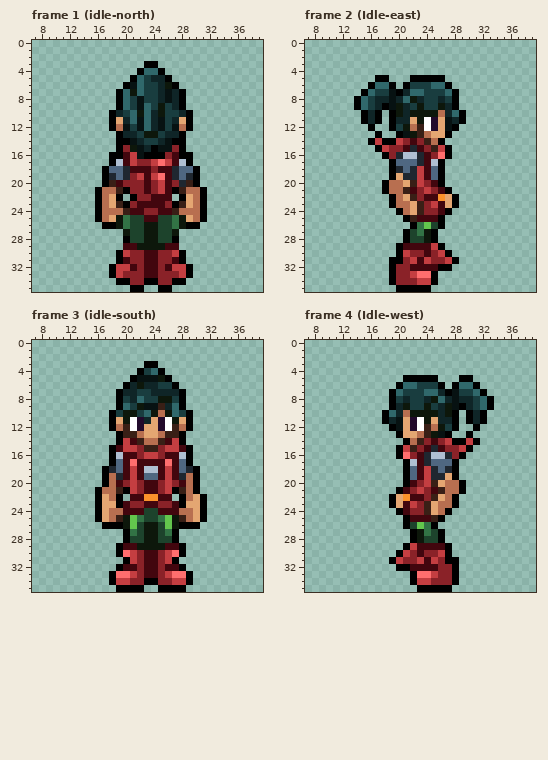
Pixel-art file: party/alex/spritesheet.aseprite. The picture above is the old version.
48x36 pixels, 101 frames. Shown: frame 1 (idle-north): x 7..39, y 0..35; frame 2 (Idle-east): x 7..39, y 0..35; frame 3 (idle-south): x 7..39, y 0..35; frame 4 (Idle-west): x 7..39, y 0..35. The commit also changed other frames, which this record leaves out.
The same view after the edit:
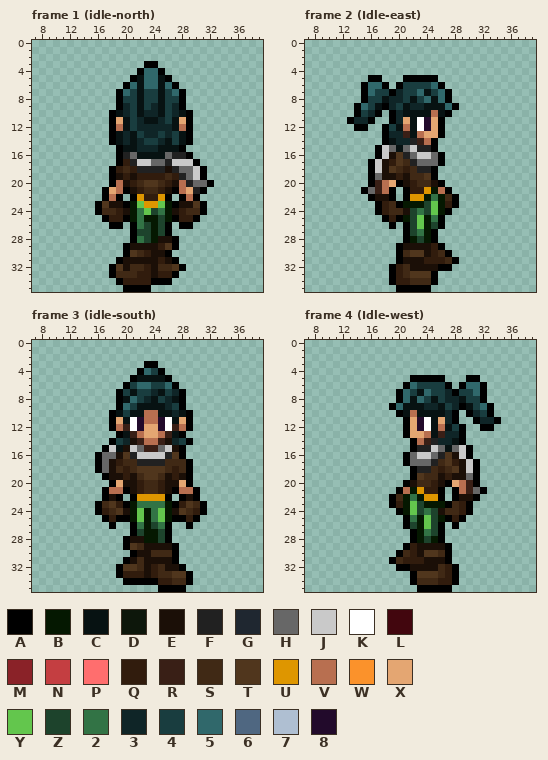
Palette (. is transparent): A #000000  B #051801  C #071212  D #0d170b  E #1b0f07  F #212121  G #1f2730  H #676767  J #c9c9c9  K #ffffff  L #42060e  M #8a2228  N #c43e41  P #ff6e6e  Q #311c0d  R #391f16  S #402915  T #50361d  U #de9600  V #b86f50  W #fb922b  X #e4a672  Y #63c64d  Z #1d432c  2 #327345  3 #0f2527  4 #193d3f  5 #30686b  6 #4f6781  7 #afbfd2  8 #220a2b
Diff:
Changed rows in their new state; - is an unchanged pixel.
Frame 1 (idle-north), layer "Flattened":
first column x 16:
 5 ------C55C-------
 6 -----5C55C5------
 7 -----4C--C45-----
 8 ----4----C44-----
 9 ----3--43C-------
10 ---C34C3-C-3C----
11 ----C43CC3-C-----
12 ------33-33------
13 --AC-C-33--4CA---
14 --AC3------4CA---
15 ----CC3-3--C-----
16 --.-FH-CCCHFF----
17 --.AQFJJHHFJJJA--
18 -.AQSQFFFFEFHHJA-
19 -.AEQEQQQQSQFHJA-
20 -.AVEQSTTSQEVFHHA
21 .AXV-EQSSQE-VXF--
22 .AV---UQQUA--VA.-
23 -TEE-BYUUYB-EET--
24 -SSQEB2YZ2BEQSS--
25 .AQQAB2BB-BAQQA.-
26 -.-A.A2ZB-A.A-.--
27 ----.A-ZB-A.-----
28 ----.A2ZBEE------
29 ----AEEEEQTA-----
30 ---.ATSQEEA..----
31 ----EEEEEQEA.----
32 ---TESSQESSTA.---
33 ---SSSQQEQQA..---
34 ----QQQQ-AA..----
35 ----A--A-..------
Frame 2 (Idle-east), layer "Flattened":
first column x 13:
 5 ---A-.--A----.---
 6 --A5-A.A4----A.--
 7 ------A344-C-5A.-
 8 -.A-4C3-4C45C5A.-
 9 ----C-34C33CCC5--
10 -A4----3CCCCVCA..
11 A33A.---XCK8XA...
12 -AA.-A4CVCK8XA..-
13 ----.A33RCVX-A.--
14 ---..-C33FRVA.---
15 -----JHCHJFFA..--
16 ----AJETFHJJHA.--
17 ---AJEQTSFHHH----
18 ---AJETSQSFFA.---
19 ---AHEEQESSTA.---
20 ---ARVXAEQSSE----
21 --AHRVA.AQQUBV---
22 ---AEE-.AUUB2BS--
23 ----AQSABBBZYBQ--
24 ----AQSSEZ2ZYB---
25 -----AQABZYB2----
26 ------A-AZYB-----
27 -----------B-----
28 ---------B-B-----
29 --------EEEEQ----
30 --------STTEQS---
31 ------.-EEEQQQS--
32 -------QSEEEE----
33 -------QSTTT-----
34 -------QQSSS-----
Frame 3 (idle-south), layer "Flattened":
first column x 16:
 4 -------54-------
 5 ---------C------
 6 -----4554-5-----
 7 ----4C---C4-----
 8 ----C543C43C----
 9 ------C--C-4----
10 ---C4CCVVCC3C---
11 ----C--VV--C----
13 ----C------C----
14 --A43E----E34A--
15 -AJCEJH--HJEA.--
16 AHHETFJJJJFTA.--
17 AHEQSSFFFFSSS---
18 AHESQSTTTTSQSA.-
19 --EEQESTTSEQEA.-
20 -.AXEEQSSQEEXA.-
21 .A-V-EQSSQE-V---
22 .AE--AUUUUA--EA.
23 -STQAB2222BAQTS-
24 -QSTEBYB2YBETSQ-
25 .AQAABYB2YBAAQA.
26 -.-..A2BZ2A..-.-
27 ----.A-BB-A.----
28 -----EEBB-A.----
29 ---.ATSEEEEA.---
30 ---..AEESSSA.---
31 -----ESEEEE-----
32 ----TTSEQSEE----
33 --.AQQQEQSSTT---
34 --..AAA--QQSS---
35 ---....---------
Frame 4 (Idle-west), layer "Flattened":
first column x 18:
 5 ---.----A--.-A---
 6 --.A----4A.A-5A--
 7 -.A5-C-443A------
 8 -.A5C54C4-3C4-A.-
 9 --5CCC33C43-C----
10 ..ACVCCCC3----4A-
11 ...AX8KCX---.A33A
12 -..AX8KCVC4A-.AA-
13 --.A-XVCR33A.----
14 ---.AVRF33C-..---
15 --..AFFJHCHJ-----
16 --.AHJJHFTEJA----
17 ----HHHFSTQEJA---
18 ---.AFFSQSTEJA---
19 ---.ATSSEQEEHA---
20 ----ESSQEAXVRA---
21 ---VBUQQA.AVRHA--
22 --SB2BUUA.-EEA---
23 --QBYZBBBASQA----
24 ---BYZ2ZESSQA----
25 ----2BYZBAQA-----
26 -----BYZA-A------
27 -----B-----------
28 -----B-B---------
29 ----QEEEE--------
30 ---SQETTS--------
31 --SQQQEEE-.------
32 ----EEEESQ-------
33 -----TTTSQ-------
34 -----SSSQQ-------
Where, in picture pixels (left, top, right, bottom), the same in both pictures:
changed: (95, 75, 214, 292)
changed: (347, 75, 466, 285)
changed: (95, 368, 207, 592)
changed: (382, 375, 501, 585)
